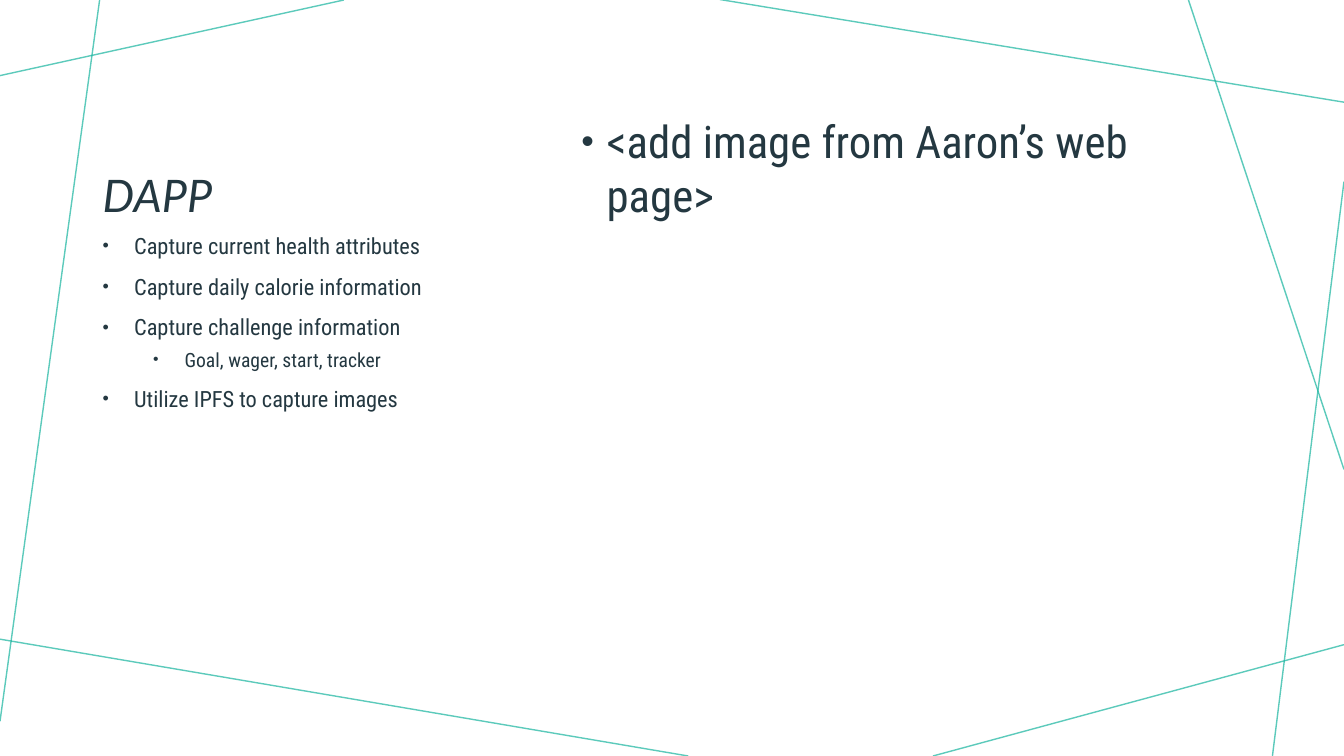
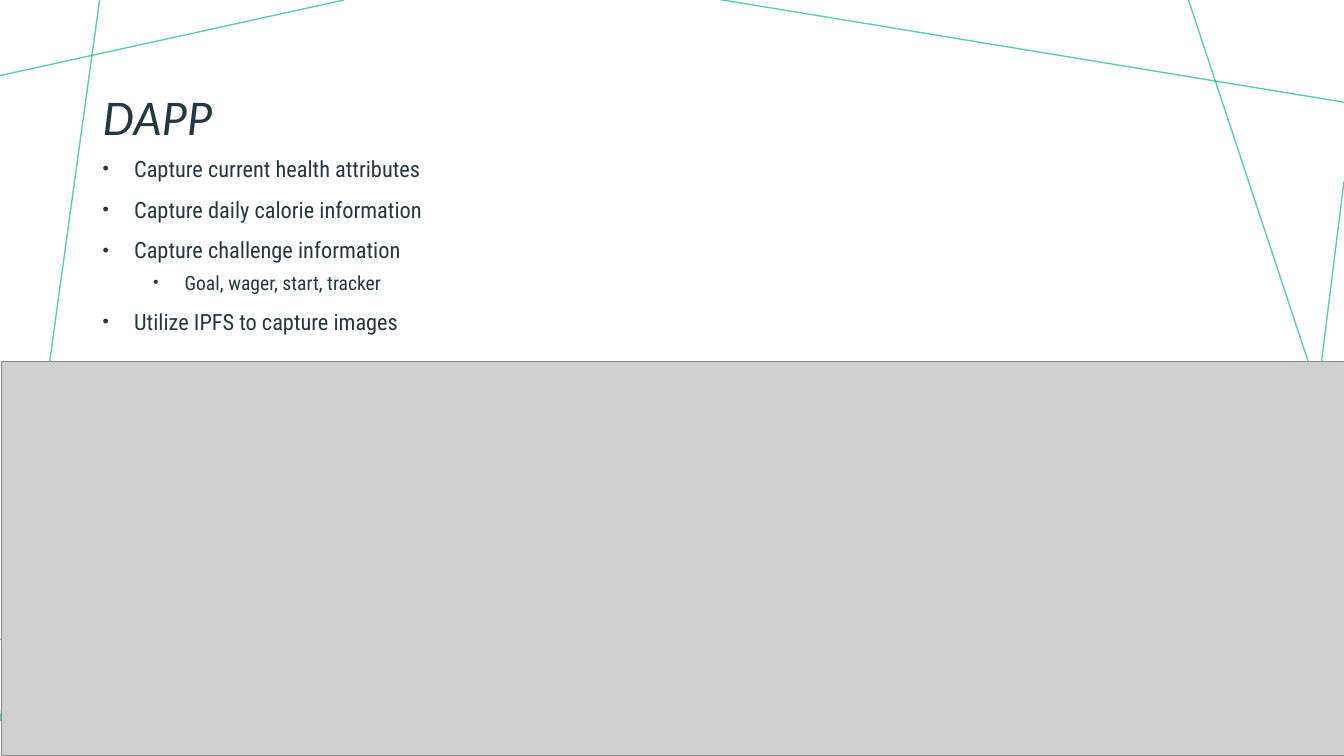
Before and after one commit to johnmyronmillar/LivingHealthyDapp, a slide deck: slide 4 of Living Healthy.pptx. Drawn at 1344x756 pixels with LibreOffice and Linux fonts; fonts in the diff are those of the drawing; grey boxes stand for pictures. Boxes give left, top, right and bottom in pixels: in the first picture for what was removed or moved away, otherwise in the second. Text is boxed around its words. In the diff, an @@ line names an element or a change of style, - is before the commit and + after.

Commit message:
pp update

```diff
--- a/Living Healthy.pptx
+++ b/Living Healthy.pptx
@@ title "DAPP": place and size @@
-title "DAPP" at (103,180,213,212)
+title "DAPP" at (103,103,213,135)
@@ text removed at (607,124,1127,222) @@
-• <add image from Aaron’s web page>
@@ text "Capture current health attributes": place and size @@
-text "Capture current health attributes" at (134,237,421,412)
+text "Capture current health attributes" at (134,160,421,335)
@@ text "Capture current health attributes" at (134,160,421,335): columns 1 to 2 @@
@@ picture added at (2,361,1344,756) @@
```
Also in this commit, not shown: 2 other slides changed, 1 slide added, 1 slide removed.
